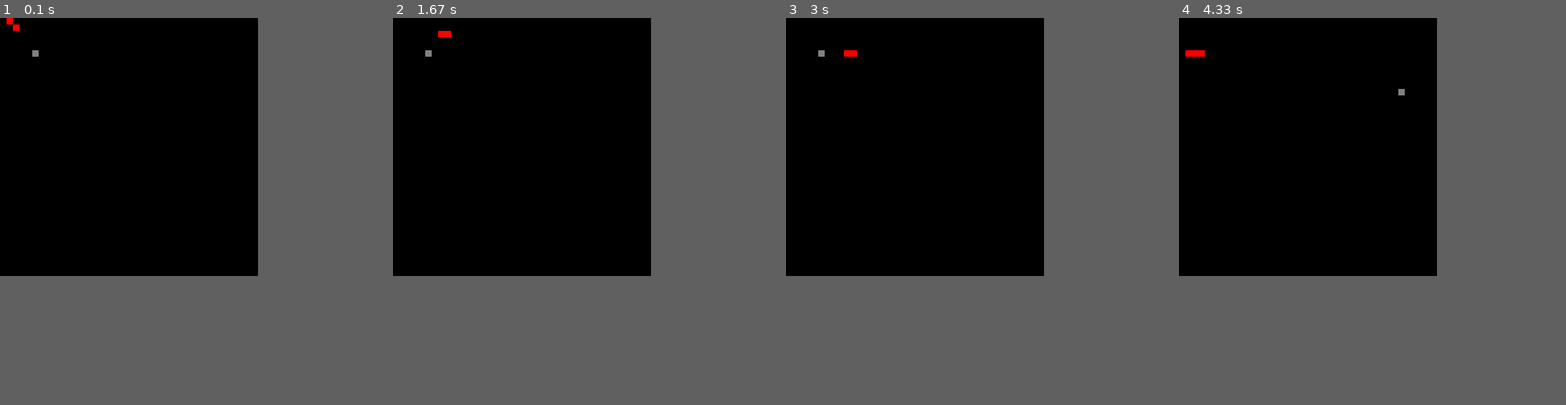
Above: before the commit, frames 1-4 (left to right).
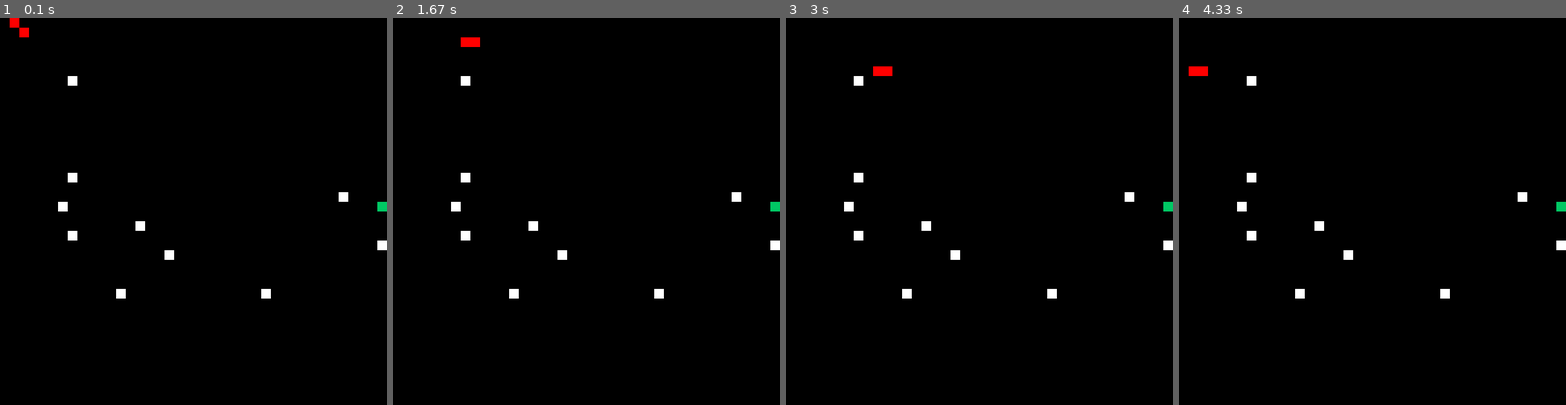
Above: after the commit, the same moments.

Repository: rythie/pygame-snake
Game: pygame game, started from snake.py
The game is run twice, just before and just after one commit, with the same random seed, the same clock (stepped at 60 frames per second) and the same inputs.
Inputs:
- Up to frame 1 (0.1 s): no input
- Up to frame 2 (1.67 s): tap S at 0.33 s; hold Right 0.67-1.13 s
- Up to frame 3 (3 s): tap S at 2.1 s; hold Left from 2.67 s (still down)
- Up to frame 4 (4.33 s): release Left at 3.2 s; hold Left 3.72-4.17 s; hold Up from 4.2 s (still down)
In our replay, the window is 480x480 before the commit and 720x720 after it. These sizes can differ from the game's own. Grey fills any space a smaller window leaves; there, only what the larger window draws over its background counts as a difference.

The runs differ from the first frame. In frame 1, 0.8% of the frame differs, in the area x 1-100%, y 0-73%; in frame 2, 0.9%; in frame 3, 0.9%; in frame 4, 0.9%, in the area x 1-100%, y 8-73%.

Commit message:
Add obstacles

Diff:
--- a/snake.py
+++ b/snake.py
@@ -5,15 +5,19 @@
 clock = pygame.time.Clock()
 
 # Setup screen
-square_size = 12
+square_size = 18
 
 screen_cells_width = 40
 screen_cells_height = 40
 screen = pygame.display.set_mode((screen_cells_width*square_size, screen_cells_height*square_size))
 
 # Misc static
-food_color = (128, 128, 128) # gray
+food_color = (0, 200, 100)
 snake = [(1, 1), (2, 1)]
+
+obstacle = []
+obstacle_color = (255, 255, 255)
+new_obstacle = True
 
 colors = [(255, 0, 0),
           (0, 255, 0),
@@ -29,8 +33,8 @@
 snake_y = 0
 snake_y_direction = 0
 
-food_x = 5
-food_y = 5
+food_x = random.randint(0, screen_cells_width-1)
+food_y = random.randint(0, screen_cells_height-1)
 
 def end_game():
     print("Score:", len(snake))
@@ -76,6 +80,8 @@
         end_game()
     elif (snake_x, snake_y) in snake:
         end_game()
+    elif (snake_x, snake_y) in obstacle:
+        end_game()
 
     # Move snake by adding new location to the end
     snake.append((snake_x, snake_y))
@@ -91,6 +97,9 @@
             if (food_x, food_y) not in snake:
                 break
 
+        if len(snake) % 10 == 0:
+            new_obstacle = True
+
     else:
         snake.pop(0) # Don't extend, if didn't eat anything
 
@@ -98,6 +107,24 @@
     screen.fill((0, 0, 0)) # black background
     for s in snake:
         pygame.draw.rect(screen, snake_color, pygame.Rect(s[0]*square_size, s[1]*square_size, square_size, square_size))
+
+    # draw obstacle
+    if new_obstacle:
+        obstacle = []
+        for x in range(0, 10):
+            obstacle_x = random.randint(0, screen_cells_width-1)
+            obstacle_y = random.randint(0, screen_cells_height-1)
+            if (obstacle_x, obstacle_y) in snake:
+                print("obstacle was in snake")
+            elif (obstacle_x, obstacle_y) is (food_x, food_y):
+                print("obstacle was in food")
+            else:
+                obstacle.append((obstacle_x, obstacle_y))
+
+        new_obstacle = False
+
+    for s in obstacle:
+        pygame.draw.rect(screen, obstacle_color, pygame.Rect(s[0]*square_size, s[1]*square_size, square_size, square_size))
 
     # draw food
     pygame.draw.rect(screen, food_color, pygame.Rect(food_x*square_size, food_y*square_size, square_size, square_size))
